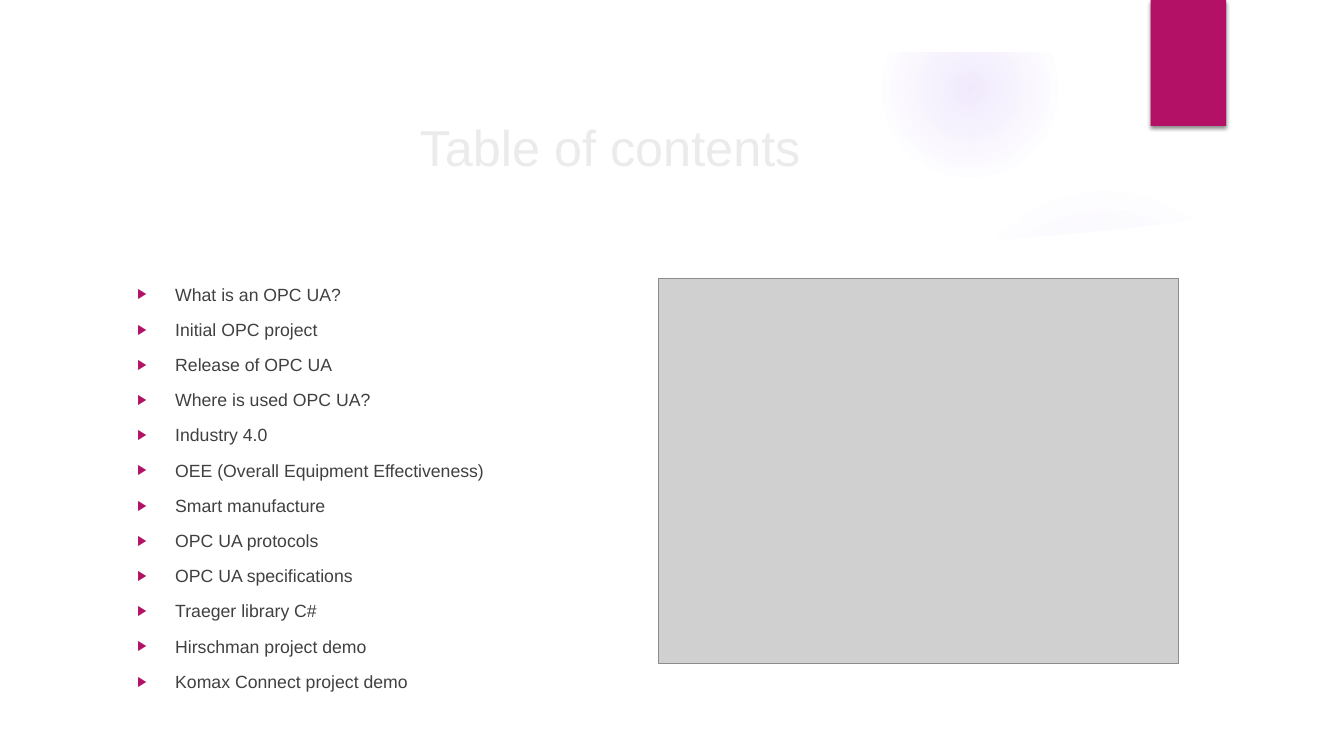
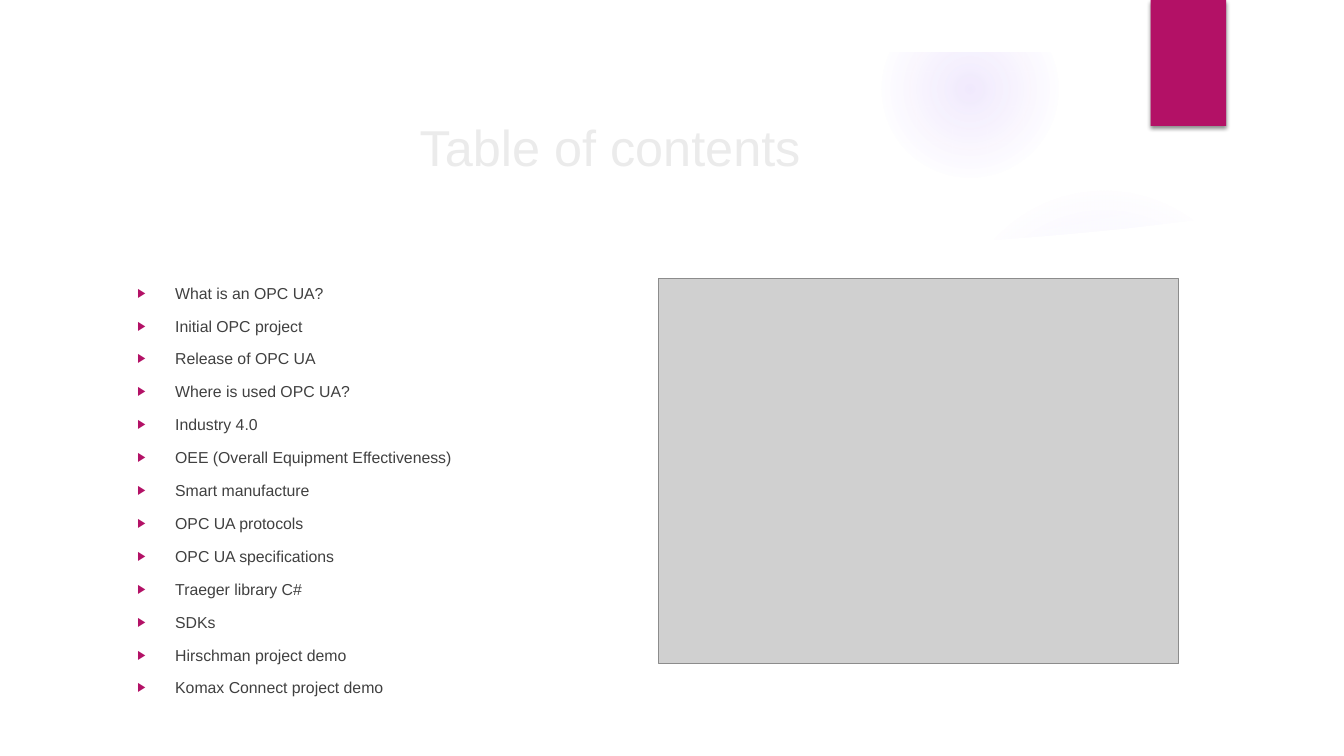
Before and after one commit to velizar92/TSK_Presentations, a slide deck: slide 2 of OPC UA and Industry 4.0.pptx. Drawn at 1344x756 pixels with LibreOffice and Linux fonts; fonts in the diff are those of the drawing; grey boxes stand for pictures; background and template pictures are left out. Boxes give left, top, right and bottom in pixels: in the first picture for what was removed or moved away, otherwise in the second. Text is boxed around its words. In the diff, an @@ line names an element or a change of style, - is before the commit and + after.

Commit message:
Add some slides

```diff
--- a/OPC UA and Industry 4.0.pptx
+++ b/OPC UA and Industry 4.0.pptx
@@ text at (175, 287, 451, 665): size 12.6 to 11.2 pt @@
@@ text at (175, 617, 215, 628): paragraph added @@
+▶ SDKs
```
Also in this commit, not shown: 2 other slides changed, 2 slides added.
